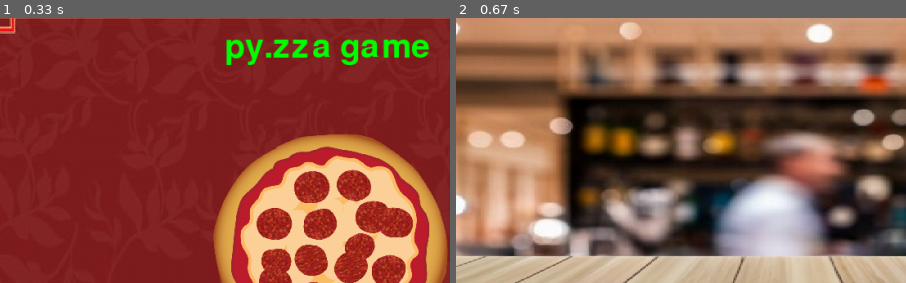
Above: before the commit, frames 1-2 (left to right).
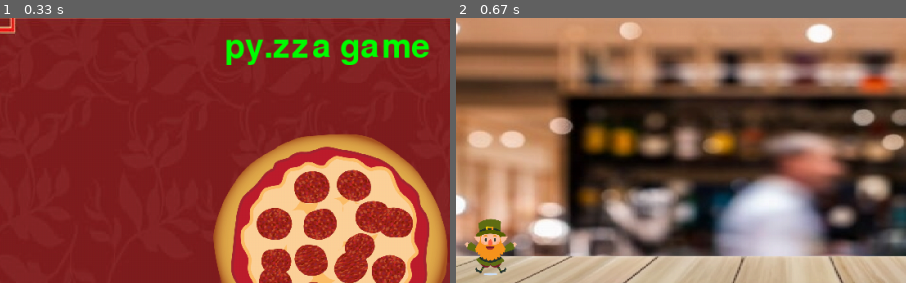
Above: after the commit, the same moments.

Repository: Lucaslofe/Py.game
Game: pygame game, started from projetofinal.py
Same seed, same stepped clock (60 frames per second), same inputs: the game is played once before the commit and once after it.
Inputs:
- Up to frame 1 (0.33 s): no input
- Up to frame 2 (0.67 s): tap Enter at 0.33 s
The pictures show only the part of the screen within x 13-63%, y 4-54%; the shares and areas given below are measured in that part.

Frame 1 is identical in both runs. In frame 2, 1.2% of the frame differs, in the area x 1-14%, y 75-97%.

Commit message:
Organização das pastas

Diff:
--- a/jogo.py/projetofinal.py
+++ b/projetofinal.py
@@ -33,7 +33,7 @@
 madeira = pygame.image.load("madeira.png").convert_alpha()
 madeira = pygame.transform.scale(madeira,(1100,200))
 duende = pygame.image.load("duende.png").convert_alpha()
-duende = pygame.transform.scale(duende, (1,1))
+duende = pygame.transform.scale(duende, (75,75))
 barata = pygame.image.load("barata.png").convert_alpha()
 barata = pygame.transform.scale(barata, (1,1))
 sapo = pygame.image.load("sapo.png").convert_alpha()
@@ -76,6 +76,7 @@
         window.blit(esteira,(x_esteira,400))
         window.blit(esteira,(x_esteira2,400))
         window.blit(madeira,(0,200))
+        window.blit(duende,(150, 267))
         x_esteira += vel_esteira
         x_esteira2 += vel_esteira
         x_pizza += vel_esteira
@@ -92,6 +93,7 @@
 
 
 
+
     # ----- Gera saídas
     #cor = (0,255,0)
     #vertices = [(400,400),(700,400),(700,500),(400,500)]
Renamed: jogo.py/barata.png -> barata.png
Renamed: jogo.py/bota.png -> bota.png
Renamed: jogo.py/cardapio.jpg -> cardapio.jpg
Renamed: jogo.py/chip.png -> chip.png
Renamed: jogo.py/duende.png -> duende.png
Renamed: jogo.py/esteira.jpg -> esteira.jpg
Renamed: jogo.py/fundo.jpg -> fundo.jpg
Renamed: jogo.py/madeira.png -> madeira.png
Renamed: jogo.py/pimenta.png -> pimenta.png
Renamed: jogo.py/pizza.png -> pizza.png
Renamed: jogo.py/pizzasr.png -> pizzasr.png
Renamed: jogo.py/sapo.png -> sapo.png
(and 2 more such lines)
